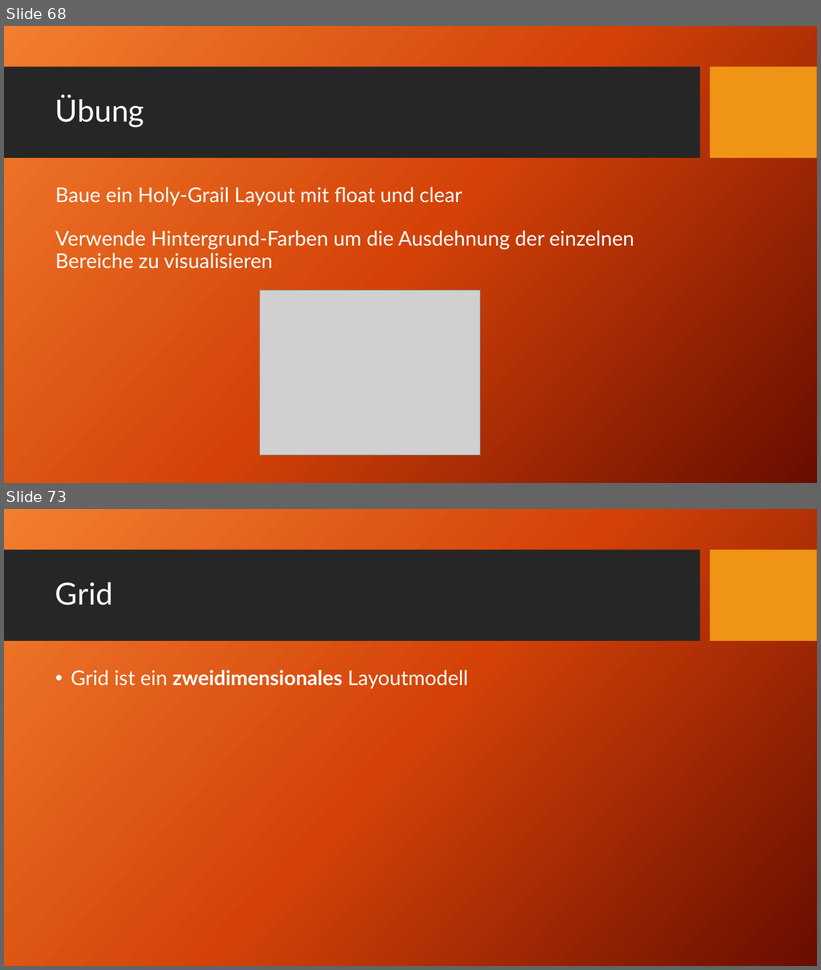
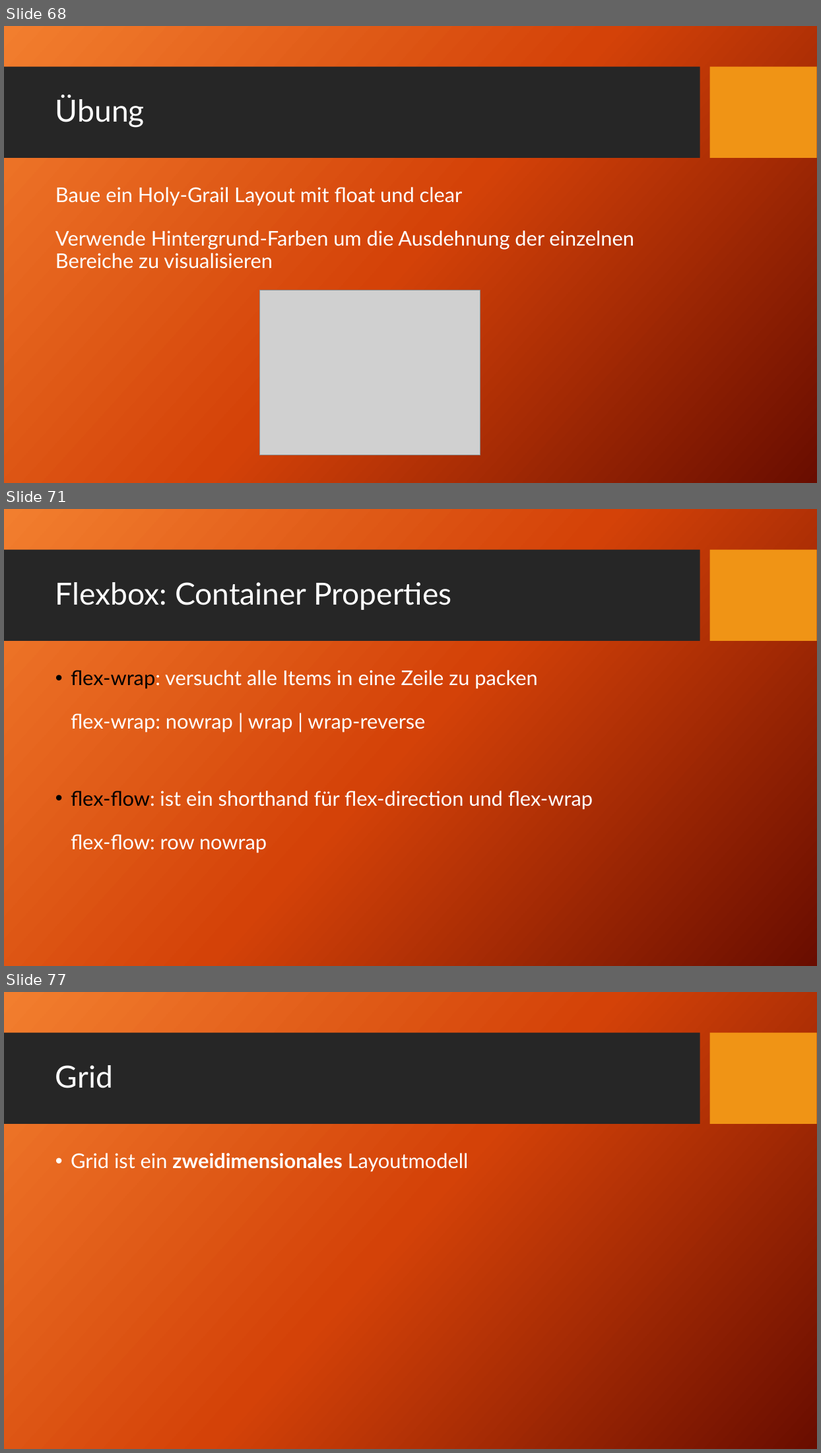
Before and after one commit to TomFrey/htmlCssBasicUebungen, a slide deck: html Schulung.pptx. Shown one above the other, each under a label of ours: slides 68 and 73 before the commit, slides 68, 71 and 77 after it; the slides between them are not shown. The pictures are 821x970 and 821x1453 pixels, drawn with LibreOffice and Linux fonts; fonts in the diff are those of the drawing; grey boxes stand for pictures; background and template pictures are left out. Boxes give left, top, right and bottom in pixels: in the first picture for what was removed or moved away, otherwise in the second. Text is boxed around its words. In the diff, an @@ line names an element or a change of style, - is before the commit and + after.

Commit message:
css Flexbox zur PowerPoint Präsentation hinzugefügt.

```diff
--- a/html Schulung.pptx
+++ b/html Schulung.pptx
@@ slide 71 added at (4, 509, 817, 966), background picture (left out); not listed: 2 template elements that a slide beside it also shows @@
@@ title added at (55, 582, 451, 610), 36 pt, text #FFFFFF @@
+Flexbox: Container Properties
@@ text added at (71, 670, 593, 854), 24 pt, text #FFFFFF @@
+• flex-wrap: versucht alle Items in eine Zeile zu packen
+  flex-wrap: nowrap | wrap | wrap-reverse
+• flex-flow: ist ein shorthand für flex-direction und flex-wrap
+  flex-flow: row nowrap
@@ what was slide 73 is now slide 77 @@
```
Also in this commit, not shown: 2 slides changed, 3 other slides added.
